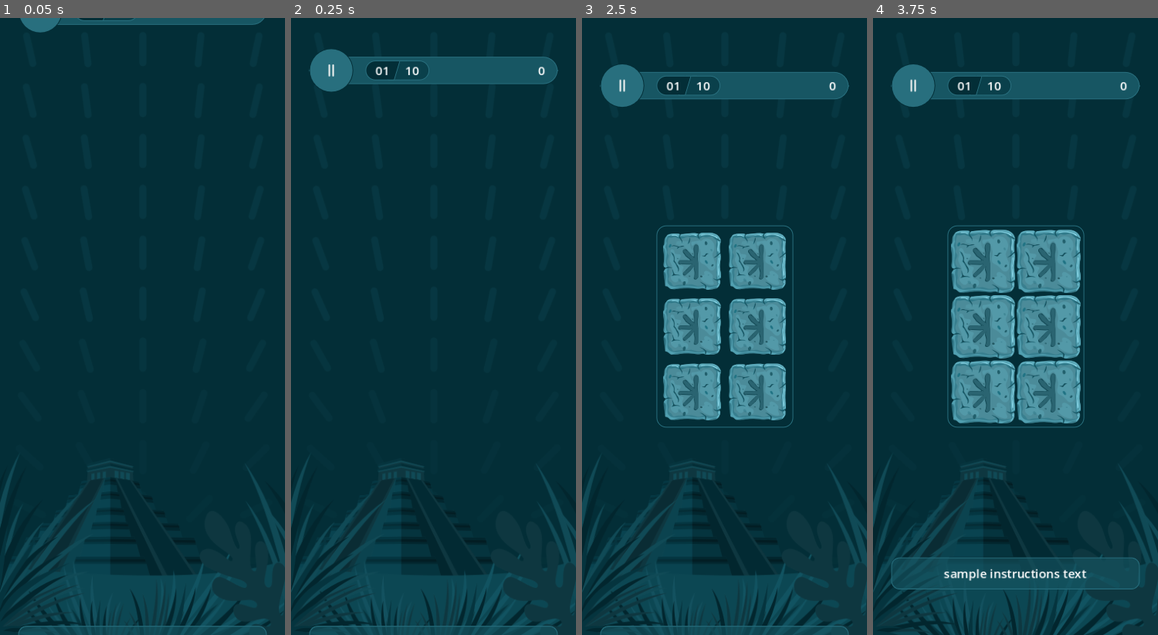
Above: before the commit, frames 1-4 (left to right).
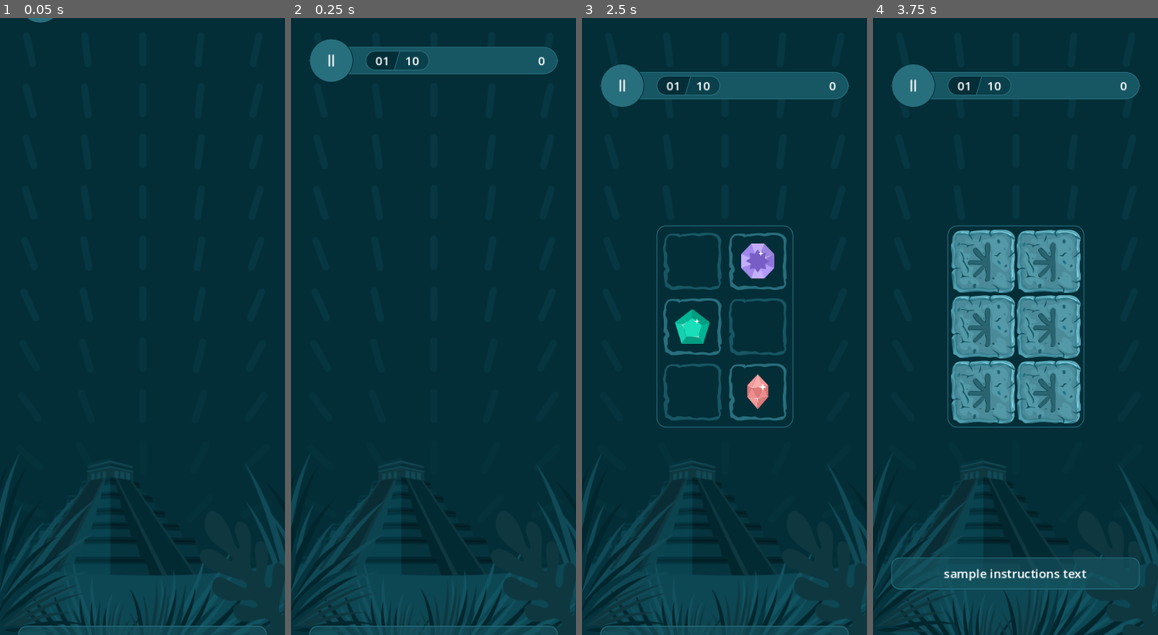
Above: after the commit, the same moments.

Repository: SugarF0x/hidden-gems-gd
Game: Godot game, scene res://hidden_gems_scene.tscn
Two runs of this game, one before a commit and one after it. Both use one fixed random seed, a clock stepped at 60 frames per second and the inputs below. Video files are missing from this copy of the repository; at most half a second of black plays in their place.
Inputs (mouse positions are in pixels of both pictures, inside the frame that each line leads up to):
- Up to frame 1 (0.05 s): no input
- Up to frame 2 (0.25 s): no input
- Up to frame 3 (2.5 s): click (621, 85) at 0.5 s; click (693, 258) at 1.27 s; click (693, 258) at 2.02 s
- Up to frame 4 (3.75 s): click (984, 258) at 2.77 s; tap Enter at 3.5 s

The runs differ from the first frame. In frame 1, 0.9% of the frame differs, in the area x 7-93%, y 0-3%; in frame 2, 3.0%; in frame 3, 10%, in the area x 28-72%, y 34-66%; in frame 4, nothing differs.

Commit message:
setup togglable hud context connection

Diff:
--- a/game_scene.tscn
+++ b/game_scene.tscn
@@ -47,6 +47,7 @@
 unique_name_in_owner = true
 layout_mode = 1
 size_flags_vertical = 0
+context_conntexted = null
 
 [node name="Grid" parent="MarginContainer/Container" instance=ExtResource("3_545e7")]
 unique_name_in_owner = true
--- a/hidden_gems_scene.tscn
+++ b/hidden_gems_scene.tscn
@@ -8,6 +8,7 @@
 
 [node name="HiddenGemsScene" type="Node"]
 script = ExtResource("1_d630m")
+skip_intro = false
 
 [node name="UI" type="Control" parent="."]
 layout_mode = 3
--- a/hud.gd
+++ b/hud.gd
@@ -1,33 +1,42 @@
 @tool
 class_name Hud extends PanelContainer
 
+#region static
+
 @onready var score_label: Label = %ScoreLabel
 @onready var steps_counter: StepsCounter = %StepsCounter
+@onready var pause_button: TextureButton = %PauseButton
 
-@export var current_round: int = 1:
-	set(value):
-		current_round = value
-		update_round_label()
+@export var context_conntexted: bool = true
+@export var current_round: int = 1 : set = set_current_round
+@export var total_rounds: int = 10 : set = set_total_rounds
+@export var score: int = 0 : set = set_score
 
-@export var total_rounds: int = 10:
-	set(value):
-		total_rounds = value
-		update_round_label()
+func set_current_round(value: int) -> void:
+	current_round = value
+	update_round_label()
 
-@export var score: int = 0:
-	set(value):
-		score = value
-		update_score_label()
+func set_total_rounds(value: int) -> void:
+	total_rounds = value
+	update_round_label()
+
+func set_score(value: int) -> void:
+	score = value
+	update_score_label()
+
+#endregion
 
 var game_context: GameContext = preload("res://game_context.tres")
 
 func _ready():
+	pause_button.pressed.connect(on_pause_pressed)
 	setup_context_sync()
 	update_round_label()
 	update_score_label()
 
 func setup_context_sync() -> void:
 	if not is_node_ready(): return
+	if not context_conntexted: return
 	if not game_context: return
 
 	setup_context_connections()
--- a/hud.tscn
+++ b/hud.tscn
@@ -54,7 +54,8 @@
 layout_mode = 2
 theme_override_styles/panel = SubResource("StyleBoxFlat_7tkpw")
 
-[node name="TextureButton" type="TextureButton" parent="HBoxContainer/PanelContainer"]
+[node name="PauseButton" type="TextureButton" parent="HBoxContainer/PanelContainer"]
+unique_name_in_owner = true
 custom_minimum_size = Vector2(56, 56)
 layout_mode = 2
 texture_normal = ExtResource("2_lqx1x")
@@ -76,5 +77,3 @@
 layout_mode = 2
 size_flags_horizontal = 8
 text = "0"
-
-[connection signal="pressed" from="HBoxContainer/PanelContainer/TextureButton" to="." method="on_pause_pressed"]
--- a/steps_counter.gd
+++ b/steps_counter.gd
@@ -9,19 +9,27 @@
 @export var current: int = 1 : set = set_current
 @export var total: int = 10 : set = set_total
 
-func set_current(value: int = current) -> void:
+func set_current(value: int) -> void:
 	current = value
-	current_label.text = str(value).lpad(str(total).length(), "0")
+	update_current_label()
 
 func set_total(value: int = total) -> void:
 	total = value
-	total_label.text = str(value)
+	update_total_label()
 
 #endregion
 
 func _ready() -> void:
 	update_labels()
 
+func update_current_label() -> void:
+	if not is_node_ready(): return
+	current_label.text = str(current).lpad(str(total).length(), "0")
+
+func update_total_label() -> void:
+	if not is_node_ready(): return
+	total_label.text = str(total)
+
 func update_labels() -> void:
-	set_current()
-	set_total()
+	update_current_label()
+	update_total_label()
